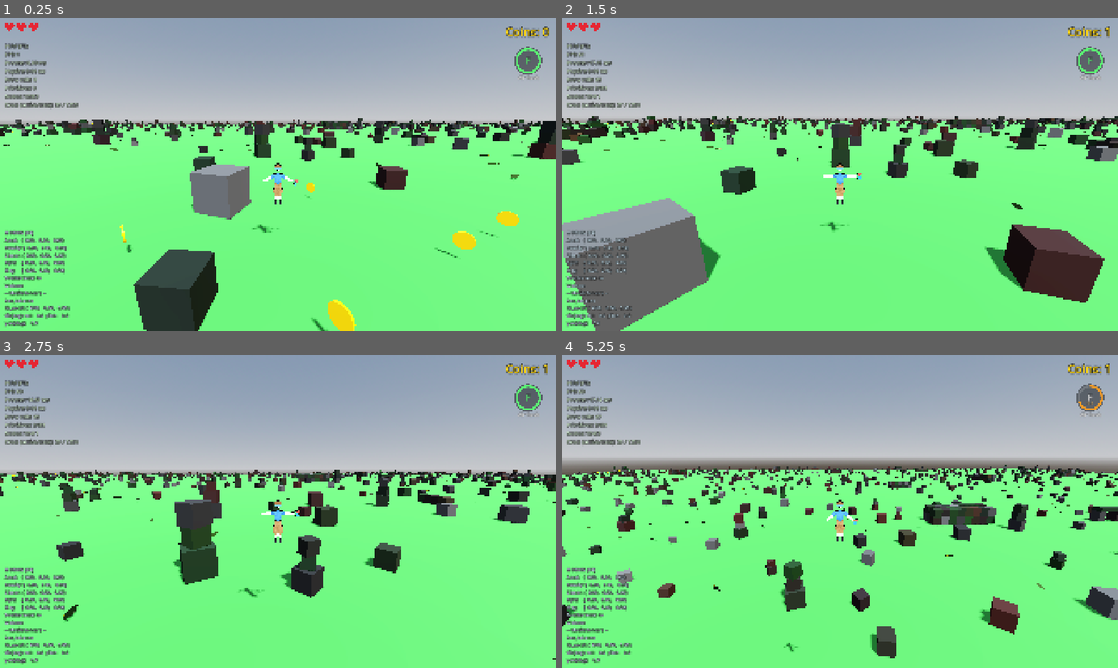
Above: before the commit, frames 1-4 (two rows, left to right).
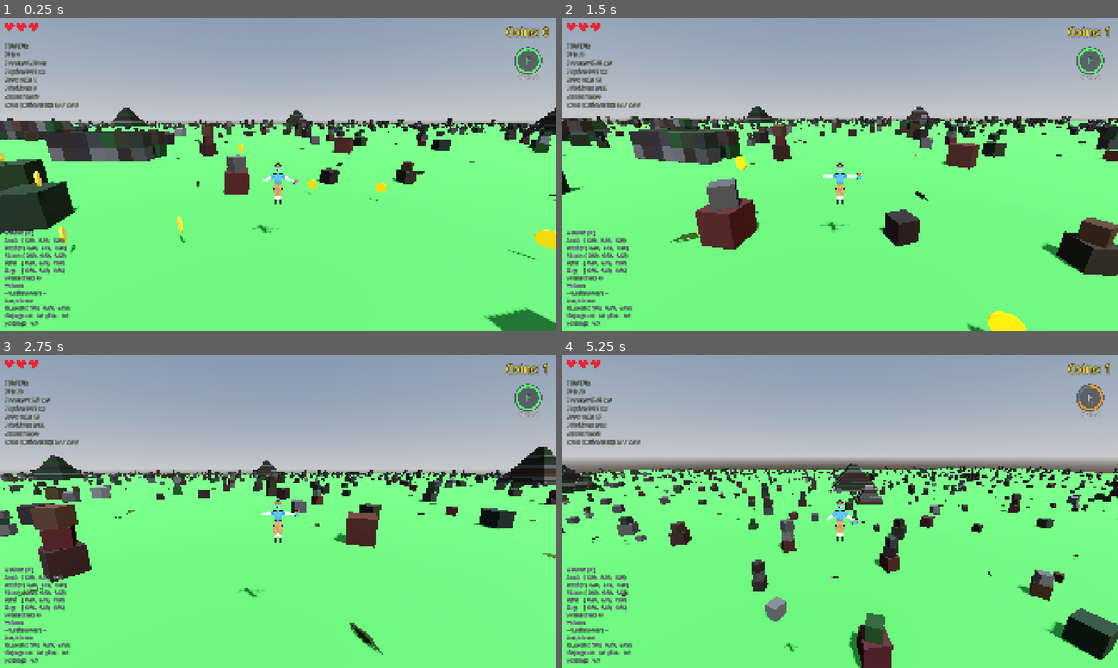
Above: after the commit, the same moments.

Repository: korjavin/godot-test1
Game: Godot game, scene res://scenes/main.tscn
The game is run twice, just before and just after one commit, with the same random seed, the same clock (stepped at 60 frames per second) and the same inputs.
Inputs (mouse positions are in pixels of both pictures, inside the frame that each line leads up to):
- Up to frame 1 (0.25 s): no input
- Up to frame 2 (1.5 s): tap Enter at 0.5 s; move the mouse to (867, 174) at 0.52 s; hold Shift (run) 0.53-1.28 s; hold W (move_forward) from 0.53 s (still down); tap Space (jump) at 0.77, 1.07 s; move the mouse to (812, 174) at 1.27 s; tap Ctrl (duck) at 1.35 s
- Up to frame 3 (2.75 s): keep holding W (move_forward); tap Space (jump) at 1.52, 1.82 s; tap Shift (run) at 1.55 s; move the mouse to (289, 505) at 2.02 s; hold Shift (run) from 2.03 s (still down)
- Up to frame 4 (5.25 s): keep holding W (move_forward); move the mouse to (834, 517) at 2.77 s; release Shift (run) at 2.78 s; tap F (special_ability) at 2.85 s; tap Space (jump) at 3.02, 3.32, 3.77, 4.07, 4.52, 4.82 s; tap Shift (run) at 3.05, 3.8, 4.35 s; move the mouse to (878, 514) at 3.52 s; hold R (switch_character) 3.53-4.28 s; move the mouse to (795, 508) at 4.27 s; move the mouse to (845, 511) at 5.02 s; hold Ctrl (duck) from 5.03 s (still down)

The runs differ from the first frame. In frame 1, 17% of the frame differs, in the area x 0-100%, y 24-100%; in frame 2, 24%; in frame 3, 13%; in frame 4, 15%.

Commit message:
feat: per-run world seed mixed into all terrain/road hash sites + new_run() restart wiring

Diff:
--- a/scripts/endless_terrain.gd
+++ b/scripts/endless_terrain.gd
@@ -149,10 +149,12 @@
 ## sits at the world origin (where the player spawns) heading straight along +X,
 ## so the player is on the road the instant the game starts.
 ##
-## The whole shape is a PURE, DETERMINISTIC function of the station index `k` and a
-## single fixed seed (ROAD_WORLD_SEED) — there is NO per-chunk RNG and NO per-frame
-## state in the geometry. That is what lets the trail line up seamlessly across
-## chunk seams and regenerate byte-for-byte identically when a chunk is revisited.
+## The whole shape is a PURE, DETERMINISTIC function of the station index `k` and the
+## seeds (ROAD_WORLD_SEED + this run's run_seed, fixed for the duration of a run) —
+## there is NO per-chunk RNG and NO per-frame state in the geometry. That is what lets
+## the trail line up seamlessly across chunk seams and regenerate byte-for-byte
+## identically when a chunk is revisited. A new run re-rolls run_seed, so the NEXT
+## road takes a different path (see the run_seed doc block below).
 ##
 ## The path is built by integrating a heading angle station-by-station (see the
 ## recurrence in _road_extend_to_x). A gentle restoring pull and a hard heading cap
@@ -199,9 +201,10 @@
 ## forward and gives it a natural "return to course" feel after a bend.
 const ROAD_RESTORE: float = 0.06
 
-## Fixed seed mixed into the per-station hash for the CENTERLINE so the road is stable
-## run-to-run yet distinct from the per-chunk object/crocodile seeds (it is its OWN
-## world). Pick any constant; changing it reshapes the entire road's path.
+## Fixed seed mixed into the per-station hash for the CENTERLINE, distinct from the
+## per-chunk object/crocodile seeds (it is its OWN world). The per-run run_seed is
+## mixed in alongside it, so the road is stable for the duration of a run but takes
+## a different path each run. Changing this constant reshapes every road ever rolled.
 const ROAD_WORLD_SEED: int = 0x5_0AD  # "ROAD"-ish; arbitrary fixed constant
 
 ## Separate fixed seed for the per-slice COIN SCATTER RNG (the lateral/along-road jitter
@@ -266,6 +269,28 @@
 
 ## Last player chunk position (to detect when to update chunks)
 var last_player_chunk: Vector2i = Vector2i(999999, 999999)
+
+## PER-RUN WORLD SEED — makes run 2 a different world from run 1.
+##
+## EDUCATIONAL NOTE — the determinism contract:
+## Every "random" thing in the world (block layout, crocodile positions, the road's
+## shape, the coin scatter) is derived from a pure hash of its coordinates — chunk
+## coords for chunk content, station index `k` for the road. That purity is what
+## lets a chunk regenerate byte-identically when you walk away and come back, and
+## what lets the coin road line up seamlessly across chunk seams.
+##
+## `run_seed` is mixed into EVERY one of those hash sites as a third hash input
+## (via Vector3i — a real extra input, not arithmetic that could alias two seeds
+## onto the same value). It is rolled ONCE per run and never changes mid-run, so:
+##   - WITHIN a run: every seed site is still a pure function of (coords | k),
+##     because run_seed is a constant — revisited chunks regenerate identically
+##     and the coin seam-claiming (world_to_chunk(coin) == chunk_pos) still holds.
+##   - ACROSS runs: new_run() re-rolls it, so every hash changes and the next run
+##     gets a genuinely different world layout.
+##
+## We roll it with a local RandomNumberGenerator (randomize() + randi()) instead of
+## the global randi() so we don't disturb the global RNG state other scripts use.
+var run_seed: int = 0
 
 # ----------------------------------------------------------------------------
 # SHARED RESOURCES FOR MULTIMESH BLOCK RENDERING (created once, reused forever)
@@ -351,6 +376,17 @@
 	"""
 	Initialize the terrain system.
 	"""
+	# Roll this run's world seed FIRST, before any chunk can possibly generate — every
+	# seed site mixes it in, so it must exist before the first hash. A throwaway local
+	# RNG (randomize() seeds it from entropy) keeps the global RNG state untouched.
+	var seed_rng := RandomNumberGenerator.new()
+	seed_rng.randomize()
+	run_seed = seed_rng.randi()
+
+	# Join the "terrain" group so other systems (player restart) can find us without
+	# hard references — the same group-based wiring used for "player"/"crocodile".
+	add_to_group("terrain")
+
 	# WEB-ONLY: shrink the view distance BEFORE any chunks are generated.
 	#
 	# We set this here at the very top of _ready (and chunk generation is driven later
@@ -696,9 +732,10 @@
 	- Objects are parented to the chunk so they're removed when chunk is removed
 	"""
 
-	# Use chunk coordinates to create a unique but consistent seed
-	# This ensures the same chunk always generates the same objects
-	var seed_value := hash(Vector2i(chunk_pos.x * 73856093, chunk_pos.y * 19349663))
+	# Use chunk coordinates (+ this run's seed) to create a unique but consistent seed.
+	# Within a run the same chunk always regenerates the same objects; across runs the
+	# mixed-in run_seed makes the layout fresh (see the run_seed doc block up top).
+	var seed_value := hash(Vector3i(chunk_pos.x * 73856093, chunk_pos.y * 19349663, run_seed))
 	var rng := RandomNumberGenerator.new()
 	rng.seed = seed_value
 
@@ -1252,9 +1289,10 @@
 	if not crocodile_scene:
 		return
 
-	# Use chunk coordinates to create a unique but consistent seed
-	# Offset the hash value to get different positions than objects
-	var seed_value := hash(Vector2i(chunk_pos.x * 83492791, chunk_pos.y * 28411639))
+	# Use chunk coordinates (+ this run's seed) to create a unique but consistent seed.
+	# Different multipliers than the object seed give different positions than objects;
+	# run_seed makes crocodile placement differ run-to-run (constant within a run).
+	var seed_value := hash(Vector3i(chunk_pos.x * 83492791, chunk_pos.y * 28411639, run_seed))
 	var rng := RandomNumberGenerator.new()
 	rng.seed = seed_value
 
@@ -1328,7 +1366,8 @@
 	if not crocodile_scene or platforms.is_empty():
 		return
 
-	var seed_value := hash(Vector2i(chunk_pos.x * 40499, chunk_pos.y * 86969))
+	# Chunk coords + run_seed, like every other seed site (see the run_seed doc block).
+	var seed_value := hash(Vector3i(chunk_pos.x * 40499, chunk_pos.y * 86969, run_seed))
 	var rng := RandomNumberGenerator.new()
 	rng.seed = seed_value
 
@@ -1367,10 +1406,11 @@
 # COIN ROAD MATH (deterministic, pure-in-k parametric centerline + coin placement)
 # ============================================================================
 #
-# Everything below is a pure function of the station index `k` and ROAD_WORLD_SEED.
-# There is no per-chunk RNG and no per-frame state, so the road is identical for a
-# given `k` no matter which chunk asks for it or in what order — that is what makes
-# the trail seamless across chunk boundaries and reproducible on revisit.
+# Everything below is a pure function of the station index `k`, ROAD_WORLD_SEED, and
+# the per-run run_seed (constant for the whole run). There is no per-chunk RNG and no
+# per-frame state, so the road is identical for a given `k` no matter which chunk asks
+# for it or in what order — that is what makes the trail seamless across chunk
+# boundaries and reproducible on revisit. Only new_run() (a fresh run) changes it.
 
 func _road_hash01(k: int) -> float:
 	"""
@@ -1385,9 +1425,9 @@
 	  blocks/crocodiles. hash() returns a 32-bit-ish int; we fold it into [0,1) by
 	  masking to a positive range and dividing by that range's size.
 	"""
-	# Two ints in a Vector2i give hash() plenty to mix; the multipliers spread `k`
-	# across the hash space so adjacent stations don't produce near-identical values.
-	var h := hash(Vector2i(k, ROAD_WORLD_SEED))
+	# Three ints in a Vector3i give hash() plenty to mix; run_seed rides along as a
+	# real third input so each run gets its own road shape (constant within a run).
+	var h := hash(Vector3i(k, ROAD_WORLD_SEED, run_seed))
 	# Mask to 24 positive bits and normalise to [0, 1). (Plenty of resolution for an
 	# angle, and avoids sign issues from hash() possibly returning negatives.)
 	return float(h & 0xFFFFFF) / float(0x1000000)
@@ -1604,7 +1644,8 @@
 	         the trail sparse and irregular.
 
 	EDUCATIONAL NOTE — why this stays deterministic & seam-correct:
-	- The scatter RNG is seeded ONLY from `k` (+ ROAD_COIN_SEED), so a station's coins are
+	- The scatter RNG is seeded ONLY from `k` (+ ROAD_COIN_SEED + the run-constant
+	  run_seed), so a station's coins are
 	  identical no matter which chunk computes them or in what order — the property the
 	  seam bucketing in spawn_coins_in_chunk relies on. Each coin is still assigned to
 	  whichever chunk its FINAL position lands in, so there are no gaps or duplicates.
@@ -1621,10 +1662,11 @@
 	var perp := Vector2(-sin(heading), cos(heading))
 	var half_band := _road_width(k) * 0.5
 
-	# Per-station RNG seeded purely from `k` (+ a coin-specific seed): deterministic and
-	# load-order independent. The draw order below is fixed, so the coin set is stable.
+	# Per-station RNG seeded purely from `k` (+ a coin-specific seed + this run's seed):
+	# deterministic and load-order independent within a run. The draw order below is
+	# fixed, so the coin set is stable; new_run() re-rolls run_seed for a fresh scatter.
 	var rng := RandomNumberGenerator.new()
-	rng.seed = hash(Vector2i(k, ROAD_COIN_SEED))
+	rng.seed = hash(Vector3i(k, ROAD_COIN_SEED, run_seed))
 
 	var coins: Array = []
 	for _slot in road_coin_slots:
@@ -1818,6 +1860,46 @@
 		chunk.queue_free()
 		active_chunks.erase(chunk_pos)
 
+func new_run() -> void:
+	"""
+	Reset the world for a brand-new run: re-roll the per-run seed and rebuild
+	everything derived from it. Called by player_controller.restart_game() (via the
+	"terrain" group) BEFORE the player is teleported back to the (0,2,0) spawn.
+
+	EDUCATIONAL NOTE — the order matters:
+	1. Re-roll run_seed — every hash site mixes it in, so all downstream content
+	   (blocks, crocodiles, road, coins) will come out different.
+	2. Clear the road station cache — its entries were computed with the OLD seed
+	   and would poison the new road (the cache is "correct forever" only while the
+	   seed is constant). Reset the bounds to the empty sentinel (min > max) exactly
+	   as declared, so the next _road_extend_to_x re-seeds station 0.
+	3. Free every active chunk and clear the dictionary — old-world geometry.
+	4. Rebuild the ring around the spawn chunk (0,0) IMMEDIATELY (update_chunks is
+	   synchronous), so the player being teleported to (0,2,0) this same frame lands
+	   on solid new-world ground instead of falling through a hole. Setting
+	   last_player_chunk to (0,0) keeps _process from redundantly rebuilding.
+	"""
+	# 1. New seed, same no-global-RNG-disturbance rule as _ready().
+	var seed_rng := RandomNumberGenerator.new()
+	seed_rng.randomize()
+	run_seed = seed_rng.randi()
+
+	# 2. Road cache back to its declared empty state.
+	road_stations = {}
+	road_k_min = 1
+	road_k_max = 0
+
+	# 3. Drop every old-world chunk (queue_free is the safe removal, as in remove_chunk).
+	for chunk_pos in active_chunks.keys():
+		active_chunks[chunk_pos].queue_free()
+	active_chunks.clear()
+
+	# 4. Rebuild around the spawn synchronously so the respawning player has ground.
+	update_chunks(Vector2i(0, 0))
+	last_player_chunk = Vector2i(0, 0)
+
+	print("New run started (run_seed = %d)" % run_seed)
+
 # ============================================================================
 # DEBUG FUNCTIONS
 # ============================================================================
--- a/scripts/player_controller.gd
+++ b/scripts/player_controller.gd
@@ -1158,6 +1158,13 @@
 	is_caught = false
 	is_respawning = false
 	_hide_respawn_message()
+	# Re-roll the world BEFORE teleporting back to spawn: new_run() re-seeds the
+	# terrain and synchronously rebuilds the chunks around (0,0), so reset_position()
+	# lands us on freshly generated solid ground in the same frame. Group-based
+	# lookup with a has_method guard — the project's no-hard-references convention.
+	var terrain := get_tree().get_first_node_in_group("terrain")
+	if terrain and terrain.has_method("new_run"):
+		terrain.new_run()
 	reset_position()
 	# Recapture the mouse — but ONLY when this is NOT a touch session, mirroring the
 	# `_ready()` guard via the SAME canonical `MobileSensors.is_touch_session()` rule.
Not shown, changed: docs/plans/20260814-gameplay-loop.md
